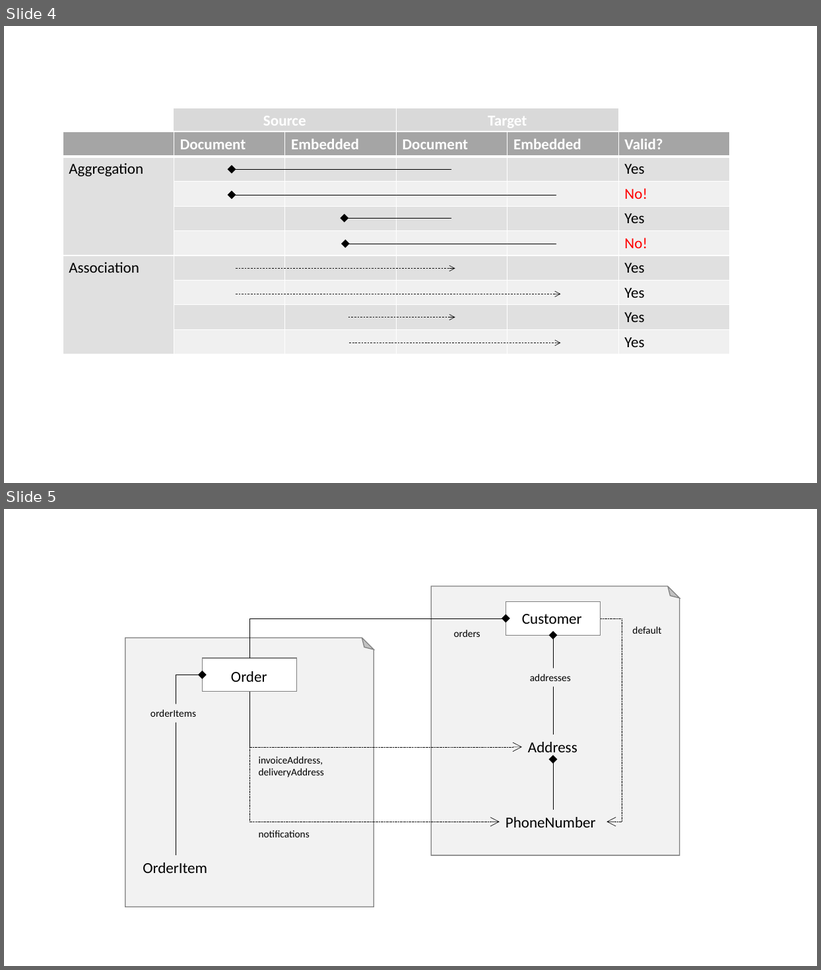
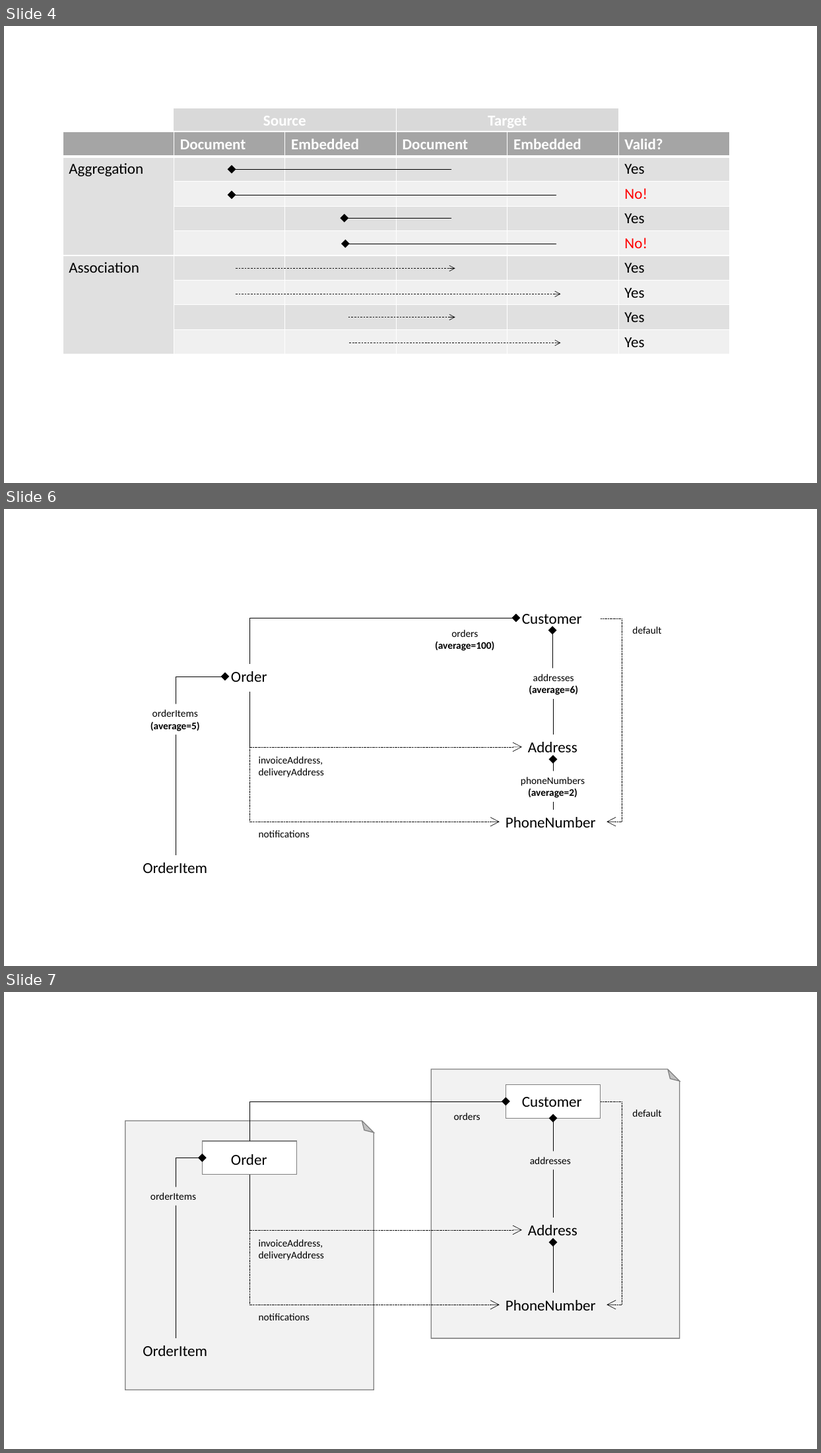
Before and after one commit to WarpWorks/wiki, a slide deck: images/WarpWorks Documentation.pptx. Shown one above the other, each under a label of ours: slides 4 and 5 before the commit, slides 4, 6 and 7 after it; the slides between them are not shown. The pictures are 821x970 and 821x1453 pixels, drawn with LibreOffice and Linux fonts; fonts in the diff are those of the drawing. Boxes give left, top, right and bottom in pixels: in the first picture for what was removed or moved away, otherwise in the second. Text is boxed around its words. In the diff, an @@ line names an element or a change of style, - is before the commit and + after.

```diff
--- a/images/WarpWorks Documentation.pptx
+++ b/images/WarpWorks Documentation.pptx
@@ slide 6 added at [4, 509, 817, 966], background #FFFFFF @@
@@ elbow arrow added from (250, 665) to (516, 618), #000000 0.5 pt @@
@@ text added at [522, 614, 582, 628], 18 pt, text #000000 @@
+Customer
@@ elbow arrow added from (601, 619) to (607, 822), #000000 0.5 pt dashed @@
@@ text added at [632, 626, 661, 634], 12 pt, text #000000 @@
+default
@@ text added at [435, 630, 494, 651], 12 pt, text #000000, bold @@
+orders
+(average=100)
@@ elbow arrow added from (553, 735) to (552, 630), #000000 0.5 pt @@
@@ elbow arrow added from (176, 855) to (225, 677), #000000 0.5 pt @@
@@ text added at [231, 671, 267, 682], 18 pt, text #000000 @@
+Order
@@ text added at [529, 674, 578, 695], 12 pt, text #000000, bold @@
+addresses
+(average=6)
@@ elbow arrow added from (250, 691) to (522, 747), #000000 0.5 pt dashed @@
@@ elbow arrow added from (250, 691) to (500, 822), #000000 0.5 pt dashed @@
@@ text added at [151, 710, 200, 731], 12 pt, text #000000, bold @@
+orderItems
+(average=5)
@@ text added at [528, 742, 578, 757], 18 pt, text #000000 @@
+Address
@@ text added at [259, 757, 324, 778], 12 pt, text #000000 @@
+invoiceAddress,
+deliveryAddress
@@ elbow arrow added from (554, 810) to (553, 760), #000000 0.5 pt @@
@@ text added at [521, 777, 585, 798], 12 pt, text #000000 @@
+phoneNumbers
+(average=2)
@@ text added at [506, 817, 596, 828], 18 pt, text #000000 @@
+PhoneNumber
@@ text added at [259, 830, 310, 838], 12 pt, text #000000 @@
+notifications
@@ text added at [143, 863, 207, 873], 18 pt, text #000000 @@
+OrderItem
@@ what was slide 5 is now slide 7 @@
```
Also in this commit, not shown: 1 other slide added, 2 other files.
